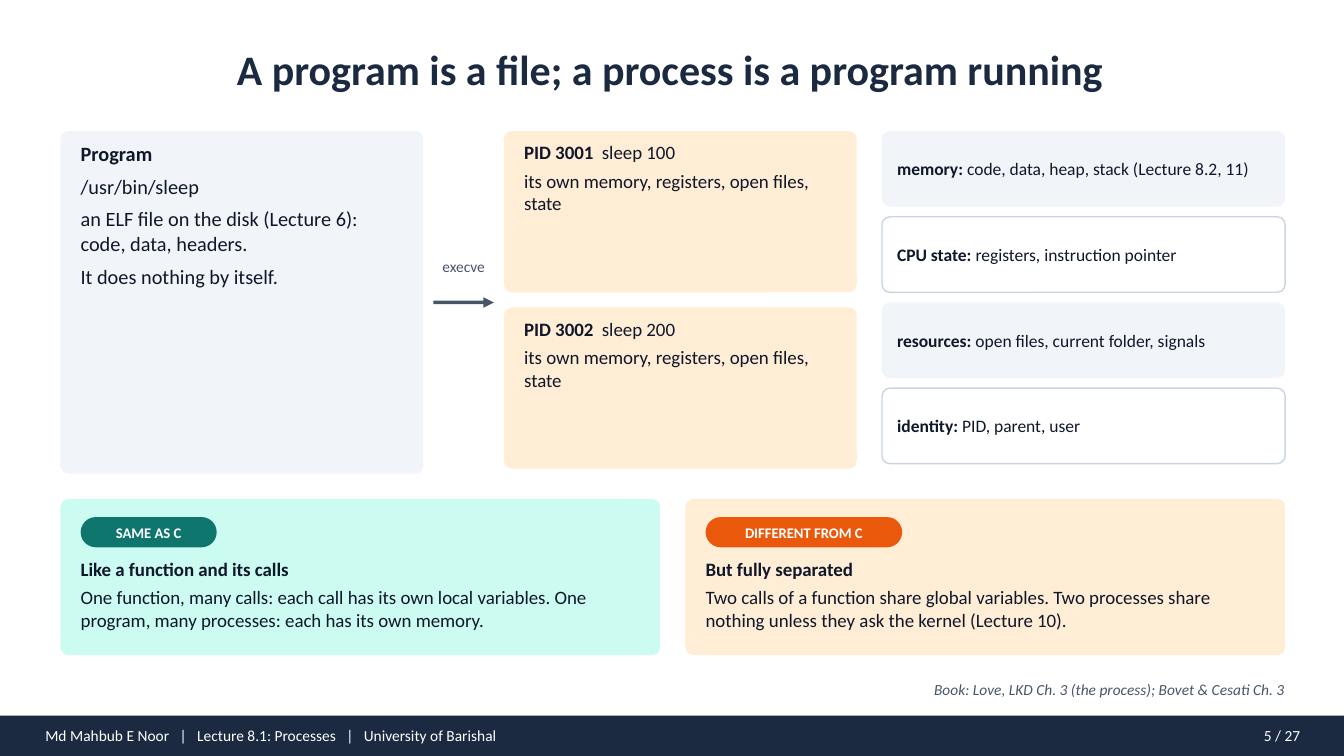
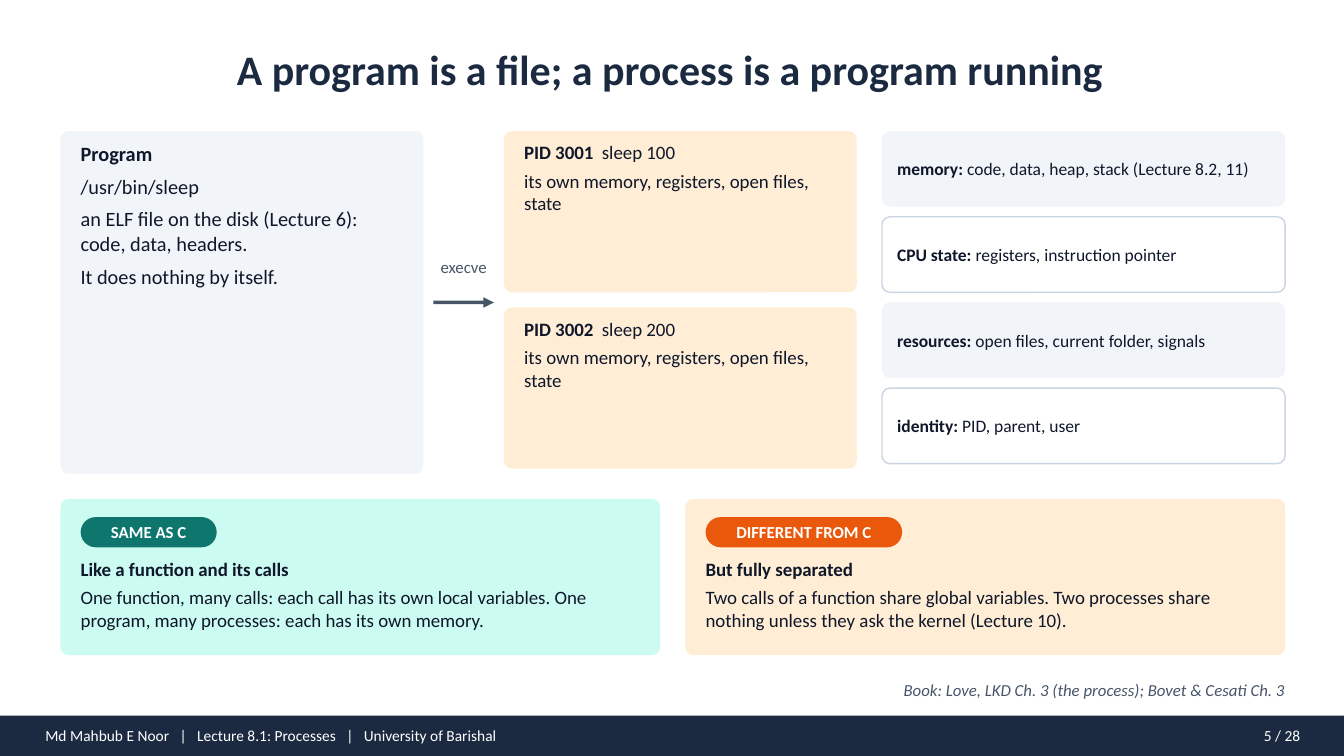
Before and after one commit to mahbubnoor/Introduction-to-system-programming, a slide deck: slide 5 of decks/lecture_08.1.pptx. Drawn at 1344x756 pixels with LibreOffice and Linux fonts; fonts in the diff are those of the drawing. Boxes give left, top, right and bottom in pixels: in the first picture for what was removed or moved away, otherwise in the second. Text is boxed around its words. In the diff, an @@ line names an element or a change of style, - is before the commit and + after.

```diff
--- a/decks/lecture_08.1.pptx
+++ b/decks/lecture_08.1.pptx
@@ text "execve" at (441,265,487,273): size 11 to 12 pt @@
@@ text "SAME AS C" at (111,527,186,538): size 10.5 to 12 pt @@
@@ text "DIFFERENT FROM C" at (736,527,871,538): size 10.5 to 12 pt @@
@@ text "Book: Love, LKD Ch. 3 ..." at (904,684,1284,699): size 11 to 12 pt @@
@@ text at (1264,730,1301,741): text changed @@
-5 / 27
+5 / 28
```
Also in this commit, not shown: 26 other slides changed, 1 slide added, 25 other files.
